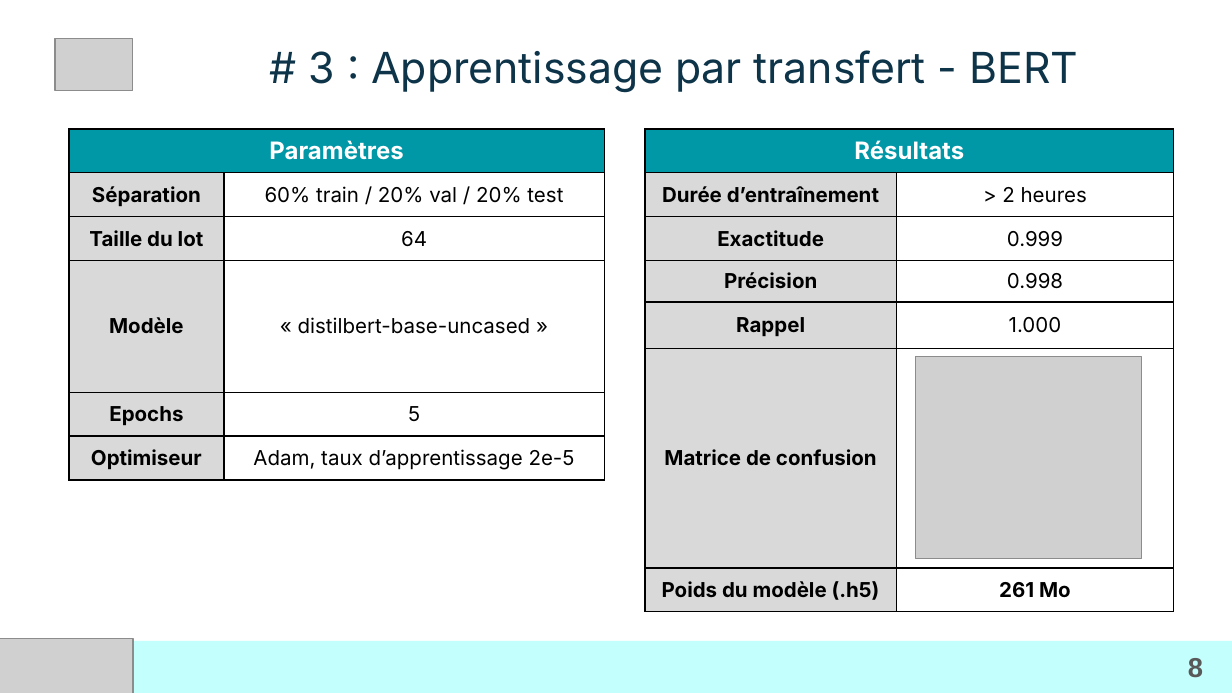
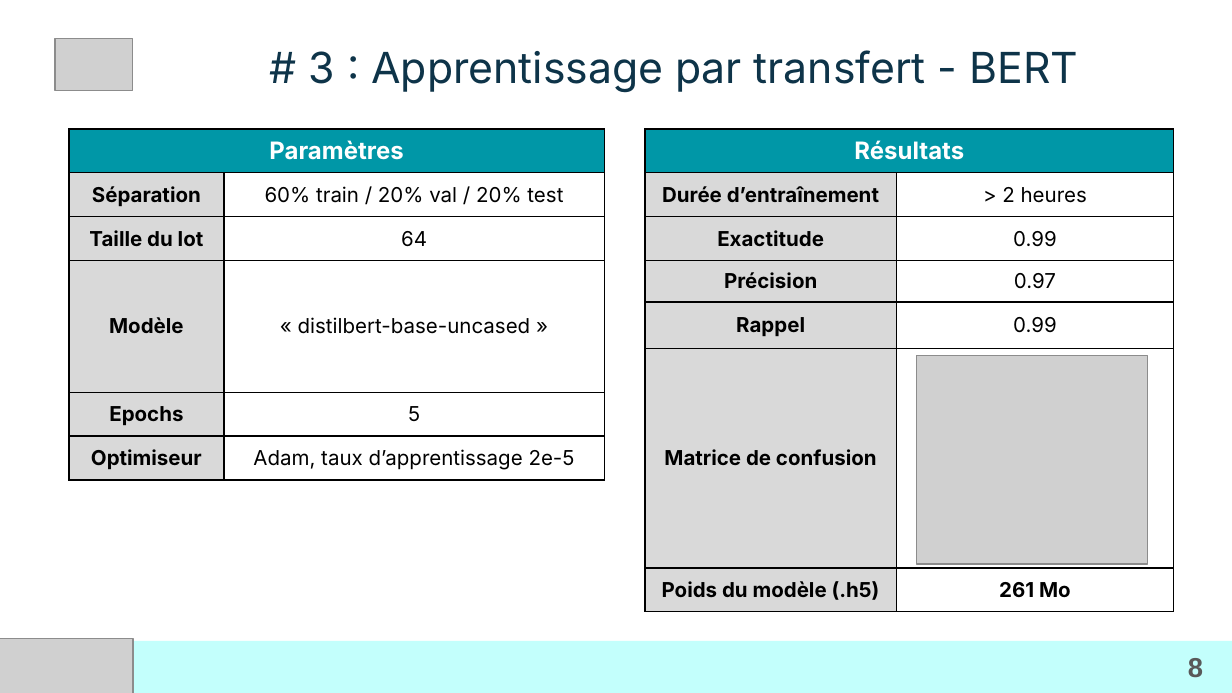
Before and after one commit to LoicV17/LoicValentini_Jedha_Certifications, a slide deck: slide 8 of CDSD_Concepteur_Developpeur_Sciences_Donnees/Presentations_certification/ppt_versions/Bloc4_CDSD_Loic_Valentini.pptx. Drawn at 1232x693 pixels with LibreOffice and Linux fonts; fonts in the diff are those of the drawing; grey boxes stand for pictures; background and template pictures are left out. Boxes give left, top, right and bottom in pixels: in the first picture for what was removed or moved away, otherwise in the second. Text is boxed around its words. In the diff, an @@ line names an element or a change of style, - is before the commit and + after.

```diff
--- a/CDSD_Concepteur_Developpeur_Sciences_Donnees/Presentations_certification/ppt_versions/Bloc4_CDSD_Loic_Valentini.pptx
+++ b/CDSD_Concepteur_Developpeur_Sciences_Donnees/Presentations_certification/ppt_versions/Bloc4_CDSD_Loic_Valentini.pptx
@@ table at (x1=69, y1=129, x2=1174, y2=612) @@
-row 3, column 5: 0.999
+row 3, column 5: 0.99
-row 4, column 5: 0.998
+row 4, column 5: 0.97
-row 5, column 5: 1.000
+row 5, column 5: 0.99
@@ picture resized from (x1=915, y1=356, x2=1141, y2=558) to (x1=917, y1=356, x2=1148, y2=564) @@
```
Also in this commit, not shown: 3 other slides changed, 3 other files.
